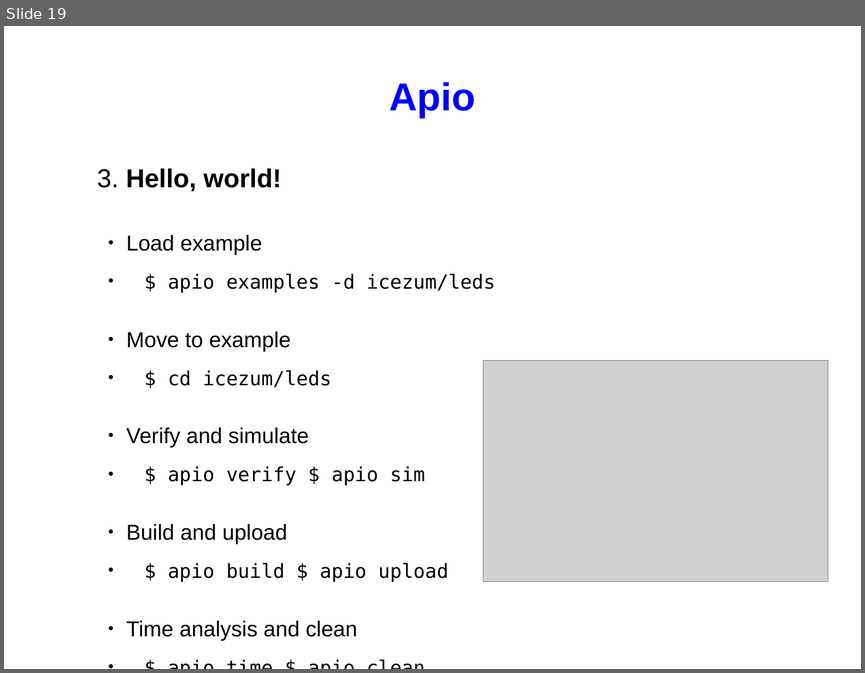
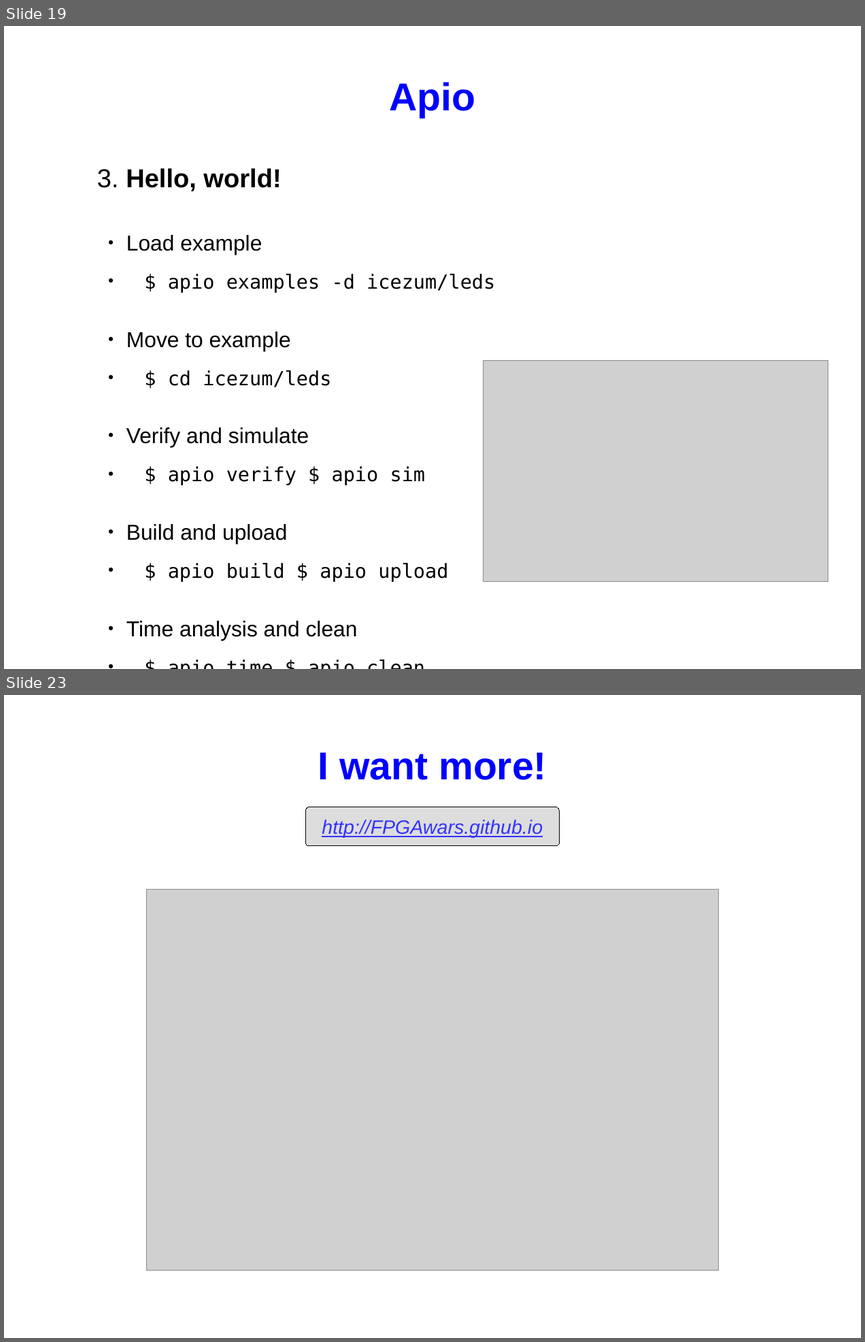
Before and after one commit to FPGAwars/workshops, a slide deck: 2016-11-05-OSHWDem16/presentation/slides.odp. Shown one above the other, each under a label of ours: slide 19 before the commit, slides 19 and 23 after it; the slides between them are not shown. The pictures are 865x673 and 865x1342 pixels, drawn with LibreOffice and Linux fonts; fonts in the diff are those of the drawing; grey boxes stand for pictures. Boxes give left, top, right and bottom in pixels: in the first picture for what was removed or moved away, otherwise in the second. Text is boxed around its words. In the diff, an @@ line names an element or a change of style, - is before the commit and + after.

```diff
--- a/2016-11-05-OSHWDem16/presentation/slides.odp
+++ b/2016-11-05-OSHWDem16/presentation/slides.odp
@@ slide 23 added at (4,695,861,1338), background #FFFFFF @@
@@ title added at (318,752,547,780), 36 pt, text #0000FF, bold @@
+I want more!
@@ rounded rectangle added at (306,807,559,846), fill #DDDDDD, outline #000000 0 pt, 18 pt, text #3333FF, italic, underline @@
+http://FPGAwars.github.io
@@ picture added at (147,889,719,1270) @@
```
Also in this commit, not shown: 15 slides changed, 1 other file.
